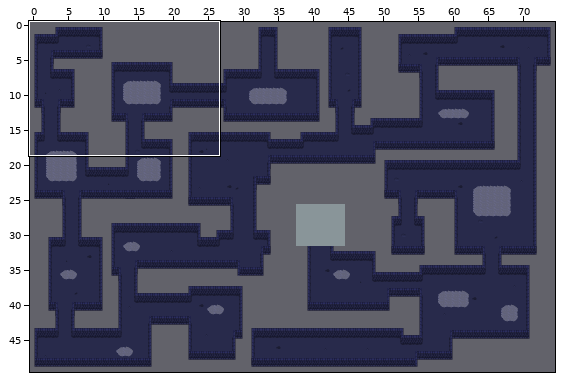
Tiled map, stored at assets/level.tmx. Above: a wide view before the commit, with the close-up outlined.
Close-up. Old version:
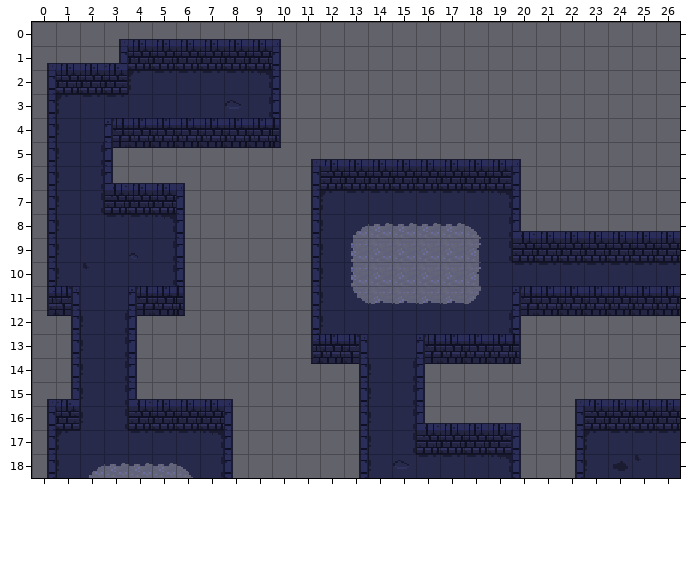
Cells are 16x16 px. Shown: x 0..26, y 0..18. The commit also changed other parts of the map, which this record leaves out.
The same view after the edit:
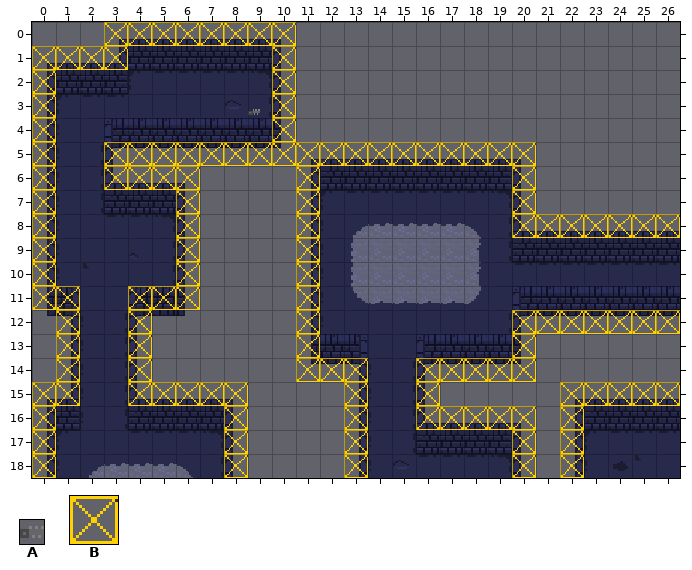
Key: from "collectables": A 0; from "default": B 0.
_ is an empty cell.
Tiles of an added or newly shown layer are drawn over the layers below it.
From the commit log: Load collectables into the game via a csv
Edits made:
Changed rows in their new state; . is an unchanged cell.
Layer "collision" (now shown):
first column x 0:
 0 ...BBBBBBBB................
 1 BBBB......B................
 2 B.........B................
 3 B.........B................
 4 B.........B................
 5 B..BBBBBBBBBBBBBBBBBB......
 6 B..BBBB....B........B......
 7 B.....B....B........B......
 8 B.....B....B........BBBBBBB
 9 B.....B....B...............
10 B.....B....B...............
11 BB..BBB....B...............
12 .B..B......B........BBBBBBB
13 .B..B......B........B......
14 .B..B......BBB..BBBBB......
15 BB..BBBBB....B..B.....BBBBB
16 B.......B....B..BBBBB.B....
17 B.......B....B......B.B....
18 B.......B....B......B.B....
Layer "collectables" (added):
first column x 9:
 3 A
Where, in picture pixels (left, top, right, bottom), the same in both close-ups:
added: (32, 22, 680, 478)
